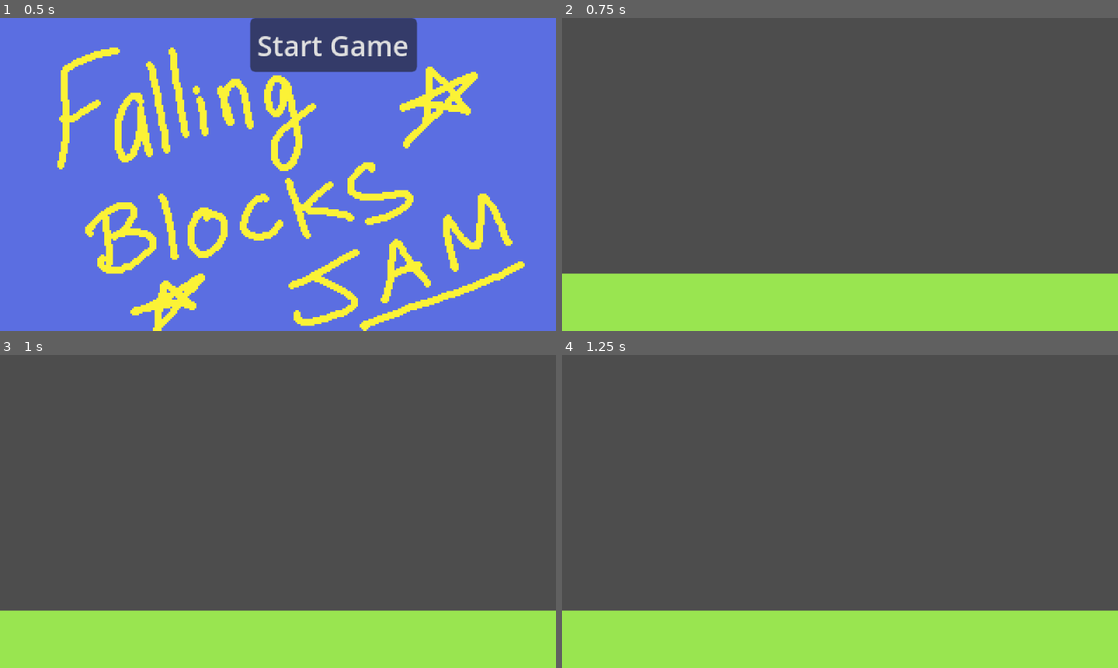
Above: before the commit, frames 1-4 (two rows, left to right).
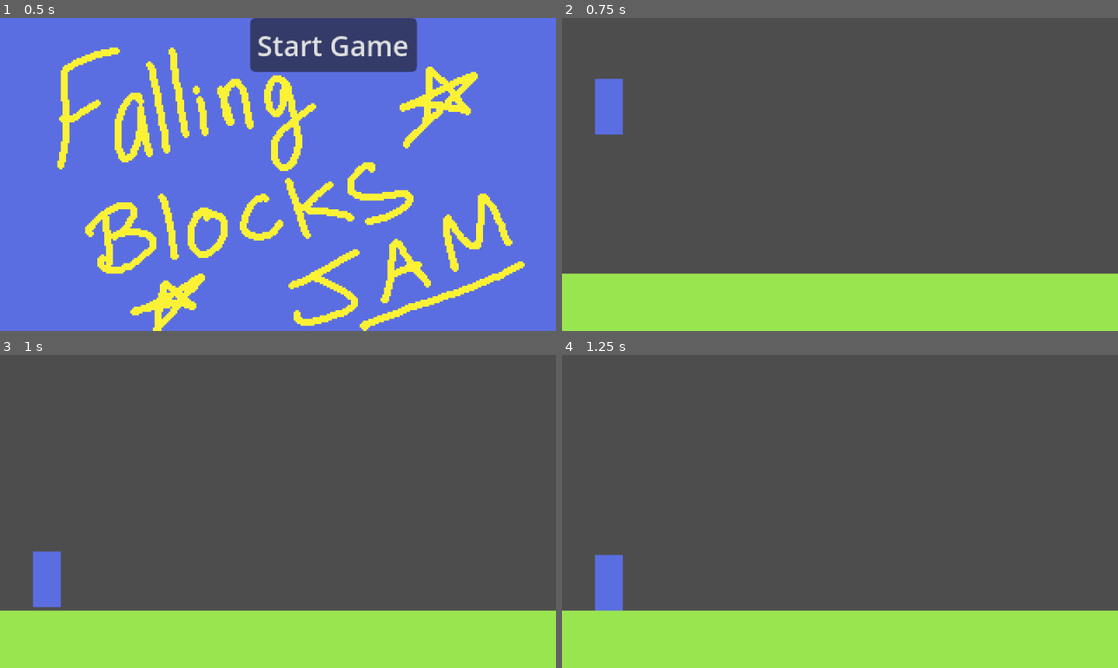
Above: after the commit, the same moments.

Repository: dfebs/falling-blocks-game-jam
Game: Godot game, scene res://main.tscn
Two runs of this game, one before a commit and one after it. Both use one fixed random seed, a clock stepped at 60 frames per second and the inputs below.
Inputs:
- Up to frame 1 (0.5 s): no input
- Up to frame 2 (0.75 s): click "Start Game" at 0.5 s
- Up to frame 3 (1 s): no input
- Up to frame 4 (1.25 s): no input

Frame 1 is identical in both runs. In frame 2, 0.9% of the frame differs, in the area x 5-11%, y 19-38%; in frame 3, 0.9%; in frame 4, 0.9%.

Commit message:
set up the project

Diff:
--- /dev/null
+++ b/Character/character.gd
@@ -0,0 +1,9 @@
+extends CharacterBody2D
+
+var gravity = ProjectSettings.get_setting("physics/2d/default_gravity")
+
+func _physics_process(delta: float) -> void:
+	if not is_on_floor():
+		velocity.y += gravity * delta
+
+	move_and_slide()
--- /dev/null
+++ b/Character/character.tscn
@@ -0,0 +1,18 @@
+[gd_scene format=3 uid="uid://o7f501dp7rbj"]
+
+[ext_resource type="Texture2D" uid="uid://bvi2l6d6s7yf2" path="res://Character/Character_Placeholder.png" id="1_k3002"]
+[ext_resource type="Script" uid="uid://brvm30xhuw6s" path="res://Character/character.gd" id="1_nwtvh"]
+
+[sub_resource type="CapsuleShape2D" id="CapsuleShape2D_djvyk"]
+radius = 8.0
+height = 32.0
+
+[node name="Character" type="CharacterBody2D" unique_id=1569744773]
+script = ExtResource("1_nwtvh")
+
+[node name="Sprite2D" type="Sprite2D" parent="." unique_id=837473621]
+texture = ExtResource("1_k3002")
+
+[node name="CollisionShape2D" type="CollisionShape2D" parent="." unique_id=1161947520]
+visible = false
+shape = SubResource("CapsuleShape2D_djvyk")
--- /dev/null
+++ b/Levels/base_level.gd
@@ -0,0 +1,5 @@
+extends Node2D
+class_name BaseLevel
+
+var _character_scene = "uid://o7f501dp7rbj"
+@export var start_marker: Marker2D
--- /dev/null
+++ b/Levels/starting_level.gd
@@ -0,0 +1,6 @@
+extends BaseLevel
+
+func _ready():
+	var scene = load(_character_scene)
+	var character = scene.instantiate()
+	start_marker.add_child(character)
--- a/Levels/starting_level.tscn
+++ b/Levels/starting_level.tscn
@@ -1,8 +1,24 @@
 [gd_scene format=3 uid="uid://wwp334i5k4wk"]
 
 [ext_resource type="Texture2D" uid="uid://dn0l2bc00dmti" path="res://Assets/Ground.png" id="1_3cb5r"]
+[ext_resource type="Script" uid="uid://bfxj6cdmt0iv2" path="res://Levels/starting_level.gd" id="1_pqw28"]
 
-[node name="StartingLevel" type="Node2D" unique_id=1036830080]
+[sub_resource type="RectangleShape2D" id="RectangleShape2D_djvyk"]
+size = Vector2(320, 33)
+
+[node name="StartingLevel" type="Node2D" unique_id=1036830080 node_paths=PackedStringArray("start_marker")]
+script = ExtResource("1_pqw28")
+start_marker = NodePath("Marker2D")
 
 [node name="Sprite2D" type="Sprite2D" parent="." unique_id=455922720]
 texture = ExtResource("1_3cb5r")
+
+[node name="StaticBody2D" type="StaticBody2D" parent="." unique_id=1804012781]
+
+[node name="CollisionShape2D" type="CollisionShape2D" parent="StaticBody2D" unique_id=2142956983]
+visible = false
+position = Vector2(0, 73.5)
+shape = SubResource("RectangleShape2D_djvyk")
+
+[node name="Marker2D" type="Marker2D" parent="." unique_id=620127984]
+position = Vector2(-133, -57)
--- a/main.gd
+++ b/main.gd
@@ -1,6 +1,5 @@
 extends Node2D
 class_name MainScript
-
 
 @export var sprite_2d: Sprite2D
 @export var start_button: Button
--- a/main.tscn
+++ b/main.tscn
@@ -3,7 +3,7 @@
 [ext_resource type="Script" uid="uid://b5i88winme155" path="res://main.gd" id="1_0xm2m"]
 [ext_resource type="Texture2D" uid="uid://b73vlmvxou68b" path="res://Placeholder.png" id="1_ig7tw"]
 
-[node name="Node2D" type="Node2D" unique_id=1118787975 node_paths=PackedStringArray("sprite_2d", "start_button")]
+[node name="World" type="Node2D" unique_id=1118787975 node_paths=PackedStringArray("sprite_2d", "start_button")]
 script = ExtResource("1_0xm2m")
 sprite_2d = NodePath("Sprite2D")
 start_button = NodePath("StartButton")
Binary file added: Character/Character_Placeholder.png
Not shown, added: Character/Character_Placeholder.png.import
Not shown, added: Character/character.gd.uid
Not shown, added: Levels/base_level.gd.uid
Not shown, added: Levels/starting_level.gd.uid
